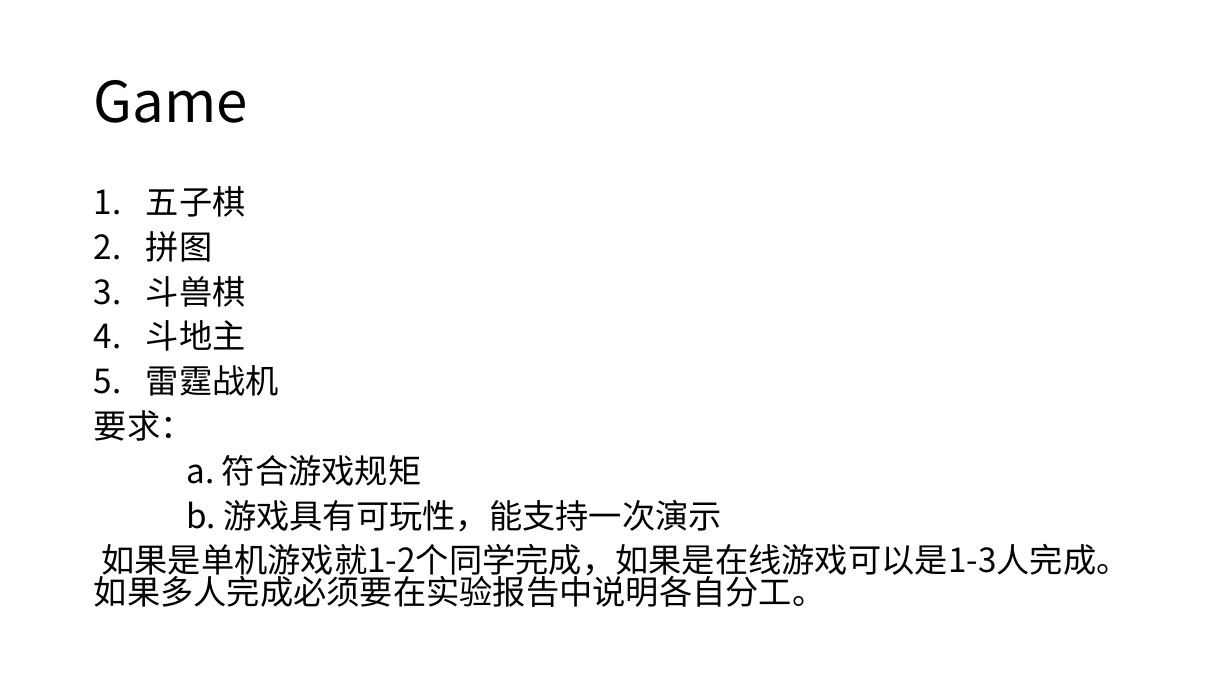
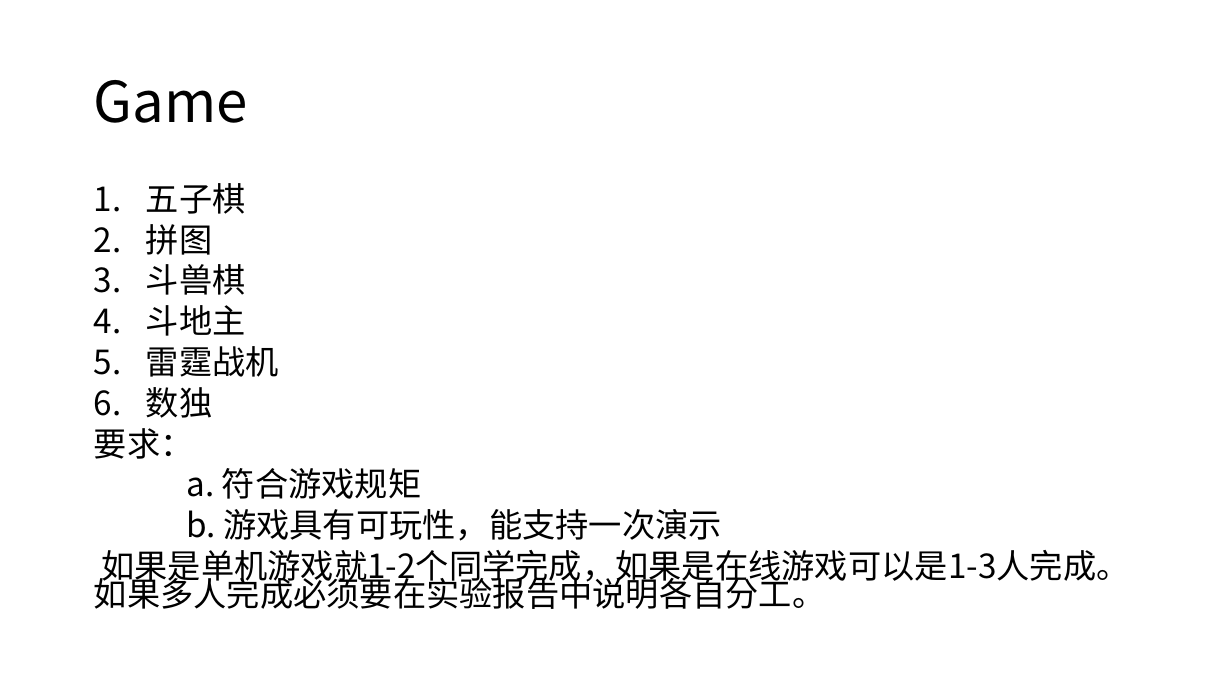
Before and after one commit to djuanbei/18Android1, a slide deck: slide 5 of project/project.pptx. Drawn at 1232x693 pixels with LibreOffice and Linux fonts; fonts in the diff are those of the drawing. Boxes give left, top, right and bottom in pixels: in the first picture for what was removed or moved away, otherwise in the second. Text is boxed around its words. In the diff, an @@ line names an element or a change of style, - is before the commit and + after.

```diff
--- a/project/project.pptx
+++ b/project/project.pptx
@@ text at (94, 183, 1129, 609): line spacing 0.8 to 0.7 @@
@@ text at (146, 387, 212, 418): paragraph added @@
+6. 数独
```
Also in this commit, not shown: 2 other slides changed.
